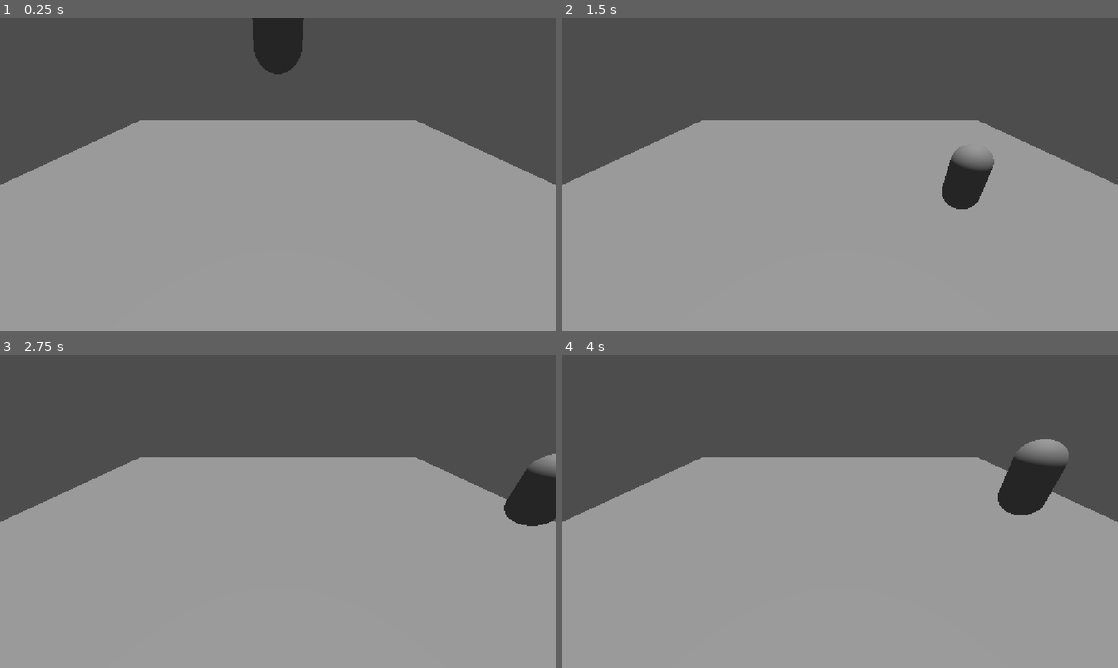
Above: before the commit, frames 1-4 (two rows, left to right).
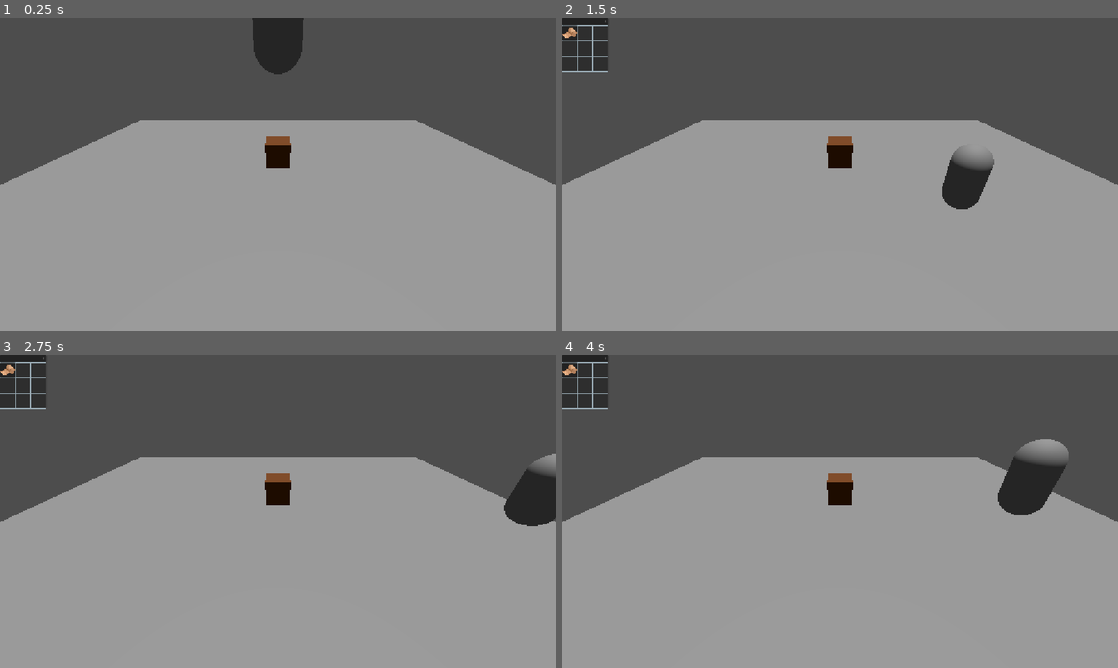
Above: after the commit, the same moments.

Repository: Into-The-Maze/into-the-maze-testing
Game: Godot game, scene res://world.tscn
Two runs of this game, one before a commit and one after it. Both use one fixed random seed, a clock stepped at 60 frames per second and the inputs below.
Inputs (mouse positions are in pixels of both pictures, inside the frame that each line leads up to):
- Up to frame 1 (0.25 s): no input
- Up to frame 2 (1.5 s): tap Enter (ui_accept) at 0.5, 0.77 s; move the mouse to (962, 158) at 0.52 s; hold Right (ui_right) 0.53-1.25 s; hold E (Loot, bound only after the commit) 0.53-1.25 s; click (962, 158) at 0.67 s; drag from (728, 190) to (812, 237) at 1.27 s
- Up to frame 3 (2.75 s): tap Enter (ui_accept) at 2 s; move the mouse to (333, 442) at 2.02 s; hold Right (ui_right) from 2.03 s (still down); hold E (Loot, bound only after the commit) from 2.03 s (still down)
- Up to frame 4 (4 s): release Right (ui_right) at 2.75 s; release E (Loot, bound only after the commit) at 2.75 s; drag from (812, 574) to (673, 464) at 2.77 s; tap Enter (ui_accept) at 3.5, 3.77 s; move the mouse to (1006, 558) at 3.52 s; hold Left (ui_left) from 3.53 s (still down); hold R (Rotate) from 3.53 s (still down); tap E (Loot, bound only after the commit) at 3.8 s

The runs differ from the first frame. In frame 1, 0.4% of the frame differs, in the area x 47-53%, y 37-48%; in frame 2, 1.9%, in the area x 0-53%, y 0-48%; in frame 3, 1.9%; in frame 4, 1.9%.

Commit message:
feat: panels move to top when selected

Diff:
--- a/test-inventory-ui-stack/autoload/ui_manager/UI_MANAGER.tscn
+++ b/test-inventory-ui-stack/autoload/ui_manager/UI_MANAGER.tscn
@@ -3,9 +3,11 @@
 [ext_resource type="Script" uid="uid://dd4cr3s5vg8e0" path="res://autoload/ui_manager/ui_manager.gd" id="1_lvh12"]
 [ext_resource type="Script" uid="uid://ddx7bpeolnfiq" path="res://autoload/ui_manager/panel_definition.gd" id="2_23p0h"]
 [ext_resource type="Resource" uid="uid://fonqt0uyp7n7" path="res://autoload/ui_manager/panels/ui_player_inventory.tres" id="3_23p0h"]
+[ext_resource type="Resource" uid="uid://dxpy22u44ru8r" path="res://autoload/ui_manager/panels/ui_lootable_inventory.tres" id="4_st4bj"]
 
 [node name="UIMANAGER" type="Node" unique_id=2077357943]
 script = ExtResource("1_lvh12")
 panel_def = Dictionary[StringName, ExtResource("2_23p0h")]({
+&"inventory": ExtResource("4_st4bj"),
 &"player_inventory": ExtResource("3_23p0h")
 })
--- /dev/null
+++ b/test-inventory-ui-stack/autoload/ui_manager/panels/ui_lootable_inventory.tres
@@ -0,0 +1,10 @@
+[gd_resource type="Resource" script_class="PanelDefinition" format=3 uid="uid://dxpy22u44ru8r"]
+
+[ext_resource type="Script" uid="uid://ddx7bpeolnfiq" path="res://autoload/ui_manager/panel_definition.gd" id="1_i607s"]
+[ext_resource type="PackedScene" uid="uid://bb1agotrs6q6y" path="res://inventory/ui/complete_panels/ui_player_inventory.tscn" id="1_l000l"]
+
+[resource]
+script = ExtResource("1_i607s")
+scene = ExtResource("1_l000l")
+behaviour = 1
+metadata/_custom_type_script = "uid://ddx7bpeolnfiq"
--- a/test-inventory-ui-stack/autoload/ui_manager/ui_manager.gd
+++ b/test-inventory-ui-stack/autoload/ui_manager/ui_manager.gd
@@ -2,6 +2,12 @@
 
 @export var panel_def: Dictionary[StringName, PanelDefinition]
 var open_panels: Dictionary[StringName, Node] = {}
+
+signal UI_CONTAINER_SELECTED (key: StringName)
+
+func _ready() -> void:
+	UI_CONTAINER_SELECTED.connect(move_to_top)
+
 
 
 func _input(event: InputEvent) -> void:
@@ -28,8 +34,13 @@
 		if open_panels.get(key) == panel:
 			open_panels.erase(key)
 	)
-	print(open_panels)
+	panel.key = key
 	return panel
+
+func move_to_top(key: StringName):
+	if !key: return
+	var panel = open_panels[key]
+	move_child(panel, -1)
 
 ### Inventory ###
 signal drag_rotated_changed(rotated: bool)
@@ -57,11 +68,3 @@
 		_:
 			from_inv.place_item(id_unique, origin.top_left, origin.rotated)
 			return result == Inventory.PlacementResult.MERGE_PART
-
-func test(inv: Inventory):
-	var bandage = ITEM_INSTANCE_REGISTRY.create_instance(&"bandage")
-	inv.auto_insert_item(bandage.id_unique)
-	var mre = ITEM_INSTANCE_REGISTRY.create_instance(&"mre")
-	inv.auto_insert_item(mre.id_unique)
-	var medkit = ITEM_INSTANCE_REGISTRY.create_instance(&"medkit")
-	inv.auto_insert_item(medkit.id_unique)
--- a/test-inventory-ui-stack/char.gd
+++ b/test-inventory-ui-stack/char.gd
@@ -1,9 +1,7 @@
 extends CharacterBody3D
-
 
 const SPEED = 5.0
 const JUMP_VELOCITY = 4.5
-
 
 func _physics_process(delta: float) -> void:
 	# Add the gravity.
@@ -27,10 +25,17 @@
 
 	move_and_slide()
 
+func _ready() -> void:
+	var inv = $Inventory
+	var bandage = ITEM_INSTANCE_REGISTRY.create_instance(&"bandage")
+	inv.auto_insert_item(bandage.id_unique)
+	var mre = ITEM_INSTANCE_REGISTRY.create_instance(&"mre")
+	inv.auto_insert_item(mre.id_unique)
+	var medkit = ITEM_INSTANCE_REGISTRY.create_instance(&"medkit")
+	inv.auto_insert_item(medkit.id_unique)
 
 func _input(event: InputEvent) -> void:
 	if event.is_action_pressed("Open Inventory"):
 		var panel = UI_MANAGER.open_panel(&"player_inventory")
 		if !panel: return
 		panel.content.inventory = $Inventory
-		UI_MANAGER.test(panel.content.inventory)
--- a/test-inventory-ui-stack/inventory/ui/ui_container.gd
+++ b/test-inventory-ui-stack/inventory/ui/ui_container.gd
@@ -3,6 +3,8 @@
 
 var drag := false
 var delta := Vector2.ZERO
+var key := &""
+var selected := false
 
 var content:
 	get:
@@ -19,6 +21,11 @@
 	if event is not InputEventMouseButton: return
 	if event.button_index != MOUSE_BUTTON_LEFT: return
 	if event.is_pressed():
+		if !selected:
+			UI_MANAGER.UI_CONTAINER_SELECTED.emit(key)
+			selected = true
 		drag = true
 		delta = get_global_mouse_position() - global_position
-	else: drag = false
+	else:
+		drag = false
+		selected = false
--- /dev/null
+++ b/test-inventory-ui-stack/lootable.gd
@@ -0,0 +1,10 @@
+extends Node3D
+
+func _ready() -> void:
+	var loot = ITEM_INSTANCE_REGISTRY.create_instance(&"bandage")
+	$Inventory.auto_insert_item(loot.id_unique)
+
+func _input(event: InputEvent) -> void:
+	if event.is_action_pressed("Loot"):
+		var panel = UI_MANAGER.open_panel(&"inventory", &"chest")
+		panel.content.inventory = $Inventory
--- /dev/null
+++ b/test-inventory-ui-stack/lootable.tscn
@@ -0,0 +1,27 @@
+[gd_scene format=3 uid="uid://cth7npam6r1fy"]
+
+[ext_resource type="Script" uid="uid://tyjtyfcvbn22" path="res://inventory/data/inventory.gd" id="1_crffx"]
+[ext_resource type="Script" uid="uid://u046fkpcjfk0" path="res://lootable.gd" id="1_fo8je"]
+[ext_resource type="Script" uid="uid://ca653x88h87vx" path="res://inventory/data/inventory_data.gd" id="2_fo8je"]
+
+[sub_resource type="BoxMesh" id="BoxMesh_umdtr"]
+
+[sub_resource type="StandardMaterial3D" id="StandardMaterial3D_036b0"]
+albedo_color = Color(0.45, 0.24599998, 0.08999999, 1)
+
+[sub_resource type="Resource" id="Resource_umdtr"]
+script = ExtResource("2_fo8je")
+grid_size = Vector2i(3, 3)
+metadata/_custom_type_script = "uid://ca653x88h87vx"
+
+[node name="Lootable" type="Node3D" unique_id=501737140]
+script = ExtResource("1_fo8je")
+
+[node name="MeshInstance3D" type="MeshInstance3D" parent="." unique_id=1768023531]
+mesh = SubResource("BoxMesh_umdtr")
+surface_material_override/0 = SubResource("StandardMaterial3D_036b0")
+
+[node name="Inventory" type="Node" parent="." unique_id=689687686]
+script = ExtResource("1_crffx")
+_data = SubResource("Resource_umdtr")
+metadata/_custom_type_script = "uid://tyjtyfcvbn22"
--- a/test-inventory-ui-stack/project.godot
+++ b/test-inventory-ui-stack/project.godot
@@ -47,6 +47,11 @@
 "events": [Object(InputEventKey,"resource_local_to_scene":false,"resource_name":"","device":-1,"window_id":0,"alt_press …(192 unchanged characters)…
 ]
 }
+Loot={
+"deadzone": 0.2,
+"events": [Object(InputEventKey,"resource_local_to_scene":false,"resource_name":"","device":-1,"window_id":0,"alt_pressed":false,"shift_pressed":false,"ctrl_pressed":false,"meta_pressed":false,"pressed":false,"keycode":0,"physical_keycode":69,"key_label":0,"unicode":101,"location":0,"echo":false,"script":null)
+]
+}
 
 [physics]
 
--- a/test-inventory-ui-stack/world.tscn
+++ b/test-inventory-ui-stack/world.tscn
@@ -3,6 +3,7 @@
 [ext_resource type="Script" uid="uid://c8f7y2nwsups6" path="res://char.gd" id="1_f3sb7"]
 [ext_resource type="Script" uid="uid://tyjtyfcvbn22" path="res://inventory/data/inventory.gd" id="2_fj7yv"]
 [ext_resource type="Script" uid="uid://ca653x88h87vx" path="res://inventory/data/inventory_data.gd" id="3_tlwt5"]
+[ext_resource type="PackedScene" uid="uid://cth7npam6r1fy" path="res://lootable.tscn" id="4_aqk2v"]
 
 [sub_resource type="CapsuleMesh" id="CapsuleMesh_umdtr"]
 
@@ -44,3 +45,6 @@
 
 [node name="DirectionalLight3D" type="DirectionalLight3D" parent="." unique_id=1496040157]
 transform = Transform3D(1, 0, 0, 0, -4.371139e-08, 1, 0, -1, -4.371139e-08, 0, 18.150745, 0)
+
+[node name="Lootable" parent="." unique_id=501737140 instance=ExtResource("4_aqk2v")]
+transform = Transform3D(1, 0, 0, 0, 1, 0, 0, 0, 1, 0, 0.5, -3)
Not shown, added: test-inventory-ui-stack/lootable.gd.uid
